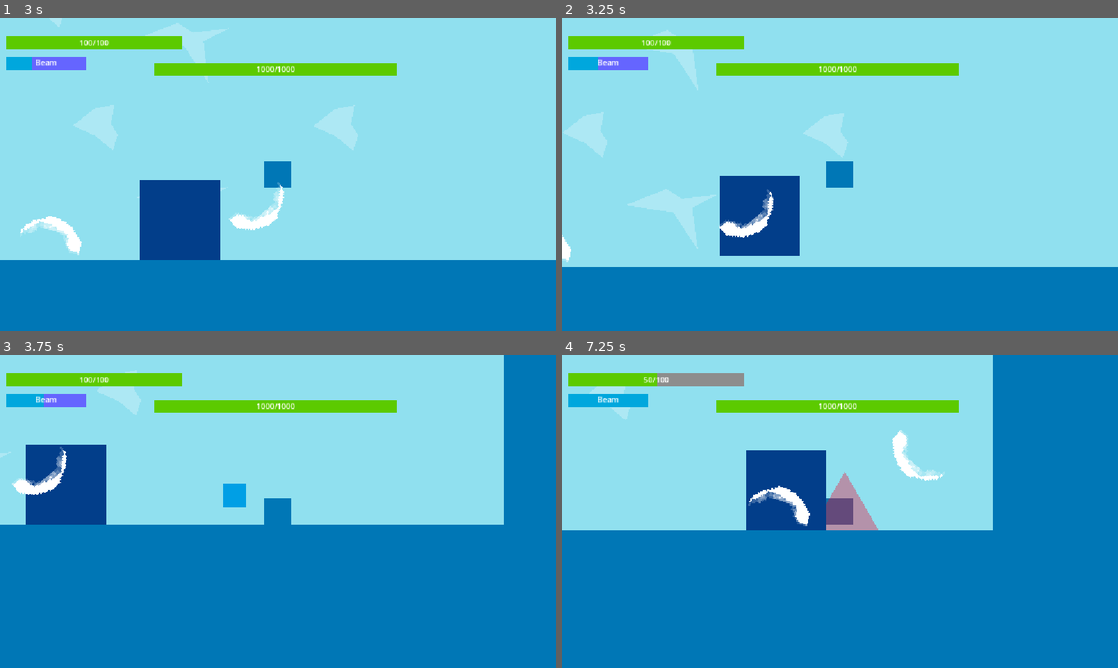
Above: before the commit, frames 1-4 (two rows, left to right).
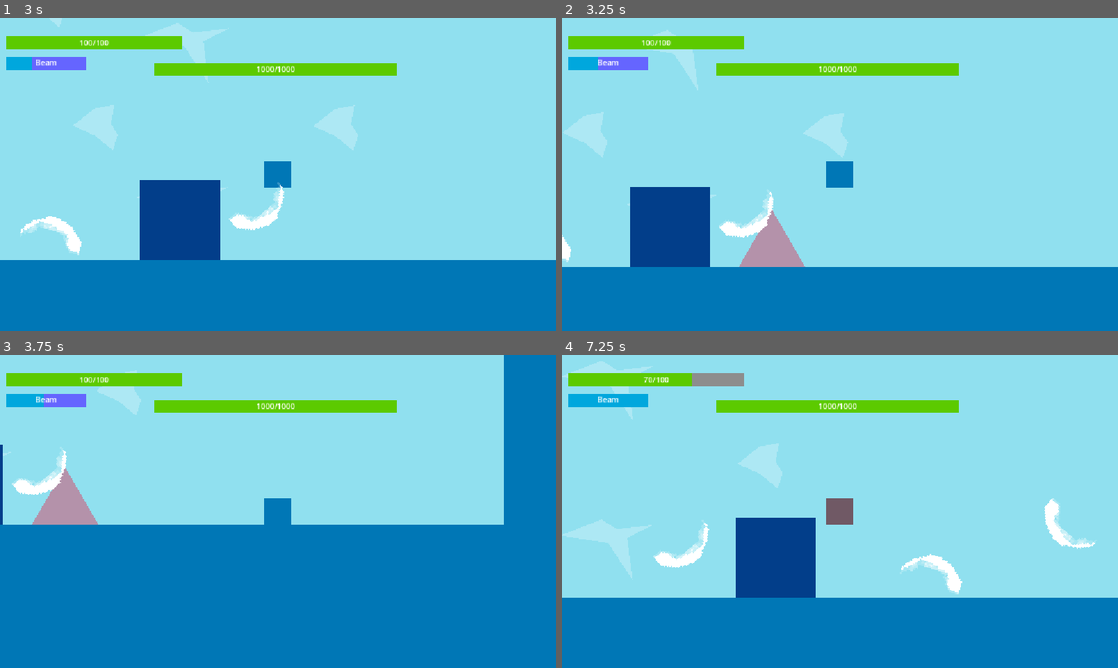
Above: after the commit, the same moments.

Repository: lostlp09/BlockStory
Game: Godot game, scene res://Bosscene.tscn
Two runs of this game, one before a commit and one after it. Both use one fixed random seed, a clock stepped at 60 frames per second and the inputs below. This scene is started directly instead of the project's main scene.
Inputs (mouse positions are in pixels of both pictures, inside the frame that each line leads up to):
- Up to frame 1 (3 s): tap Enter at 0.5 s; move the mouse to (400, 158) at 0.52 s; hold Right (ui_right) 0.53-2.03 s; click (400, 158) at 0.6 s; tap Space (jump) at 0.77, 1.52, 2.75 s; move the mouse to (166, 190) at 1.27 s; tap Q (Beam) at 1.35 s; move the mouse to (333, 105) at 2.02 s; hold Left (ui_left) 2.03-2.78 s; tap E (Dash) at 2.1 s; move the mouse to (250, 237) at 2.77 s; hold Right (ui_right) from 2.78 s (still down); tap Alt at 2.85 s; click (250, 237) at 2.92 s
- Up to frame 2 (3.25 s): keep holding Right (ui_right); tap Space (jump) at 3.02 s
- Up to frame 3 (3.75 s): keep holding Right (ui_right); move the mouse to (444, 558) at 3.52 s; tap Shift at 3.6 s
- Up to frame 4 (7.25 s): tap Space (jump) at 3.77, 4.52, 6.02, 6.77 s; move the mouse to (673, 464) at 4.27 s; release Right (ui_right) at 4.28 s; hold Left (ui_left) 4.28-5.03 s; click (673, 464) at 4.35 s; move the mouse to (867, 511) at 5.02 s; hold Right (ui_right) 5.03-5.78 s; tap Q (Beam) at 5.1 s; click (867, 511) at 5.17 s; move the mouse to (756, 433) at 5.77 s; hold Left (ui_left) from 5.78 s (still down); tap E (Dash) at 5.85 s; move the mouse to (962, 495) at 6.52 s; tap Alt at 6.6 s

Frame 1 is identical in both runs. In frame 2, 7.4% of the frame differs, in the area x 12-44%, y 50-80%; in frame 3, 3.9%; in frame 4, 40%, in the area x 0-100%, y 0-78%.
Error in both runs: Invalid access to property or key 'Volume' on a base object of type 'Dictionary'. (res://audio_stream_player.gd:11)

Commit message:
fixed the distance

Diff:
--- a/new_game_project/BossScript.gd
+++ b/new_game_project/BossScript.gd
@@ -117,7 +117,7 @@
 				print("SpikeAttack")
 				SpikeAttack()
 				break
-			elif distance > 200 :
+			elif distance > 500 :
 				JumpToPlayer(player.position,self.position,self.position.y)
 				break
 			else:
--- a/new_game_project/project.godot
+++ b/new_game_project/project.godot
@@ -21,7 +21,7 @@
 
 [display]
 
-window/size/mode=3
+window/size/mode=1
 window/stretch/mode="canvas_items"
 
 [editor_plugins]
Not shown, changed: new_game_project/BlockStory.pck
